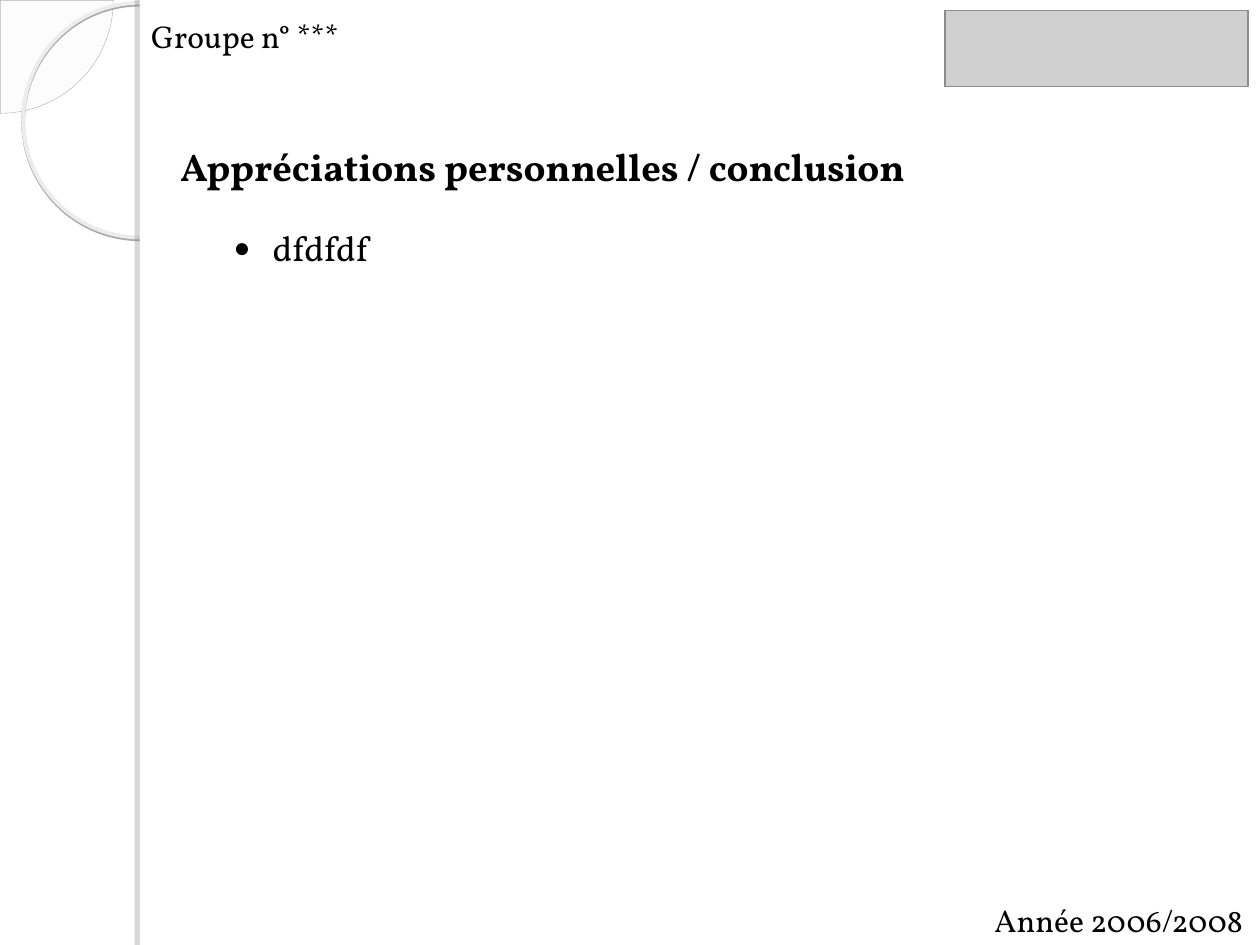
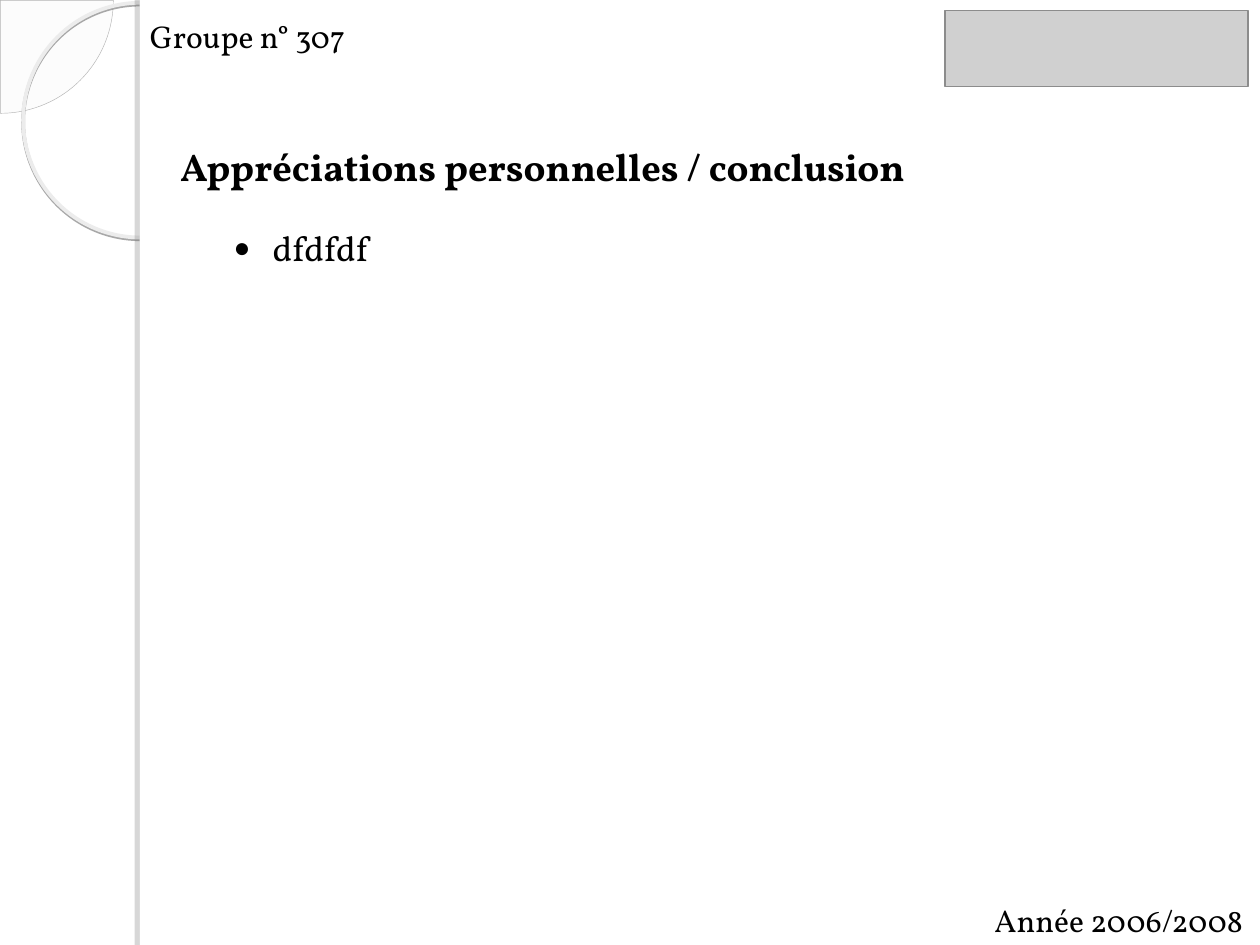
Before and after one commit to itsChris/abyss-project, a slide deck: slide 9 of ABYSS/doc/soutenance skar.ppt. Drawn at 1260x945 pixels with LibreOffice and Linux fonts; fonts in the diff are those of the drawing; grey boxes stand for pictures; background and template pictures are left out. Boxes give left, top, right and bottom in pixels: in the first picture for what was removed or moved away, otherwise in the second. Text is boxed around its words. In the diff, an @@ line names an element or a change of style, - is before the commit and + after.

```diff
--- a/ABYSS/doc/soutenance skar.ppt
+++ b/ABYSS/doc/soutenance skar.ppt
@@ text at (150,26,345,56): text changed @@
-Groupe n° ***
+Groupe n° 307
```
Also in this commit, not shown: 6 other slides changed, 2 slides added, 6 slides removed, 4 other files.
